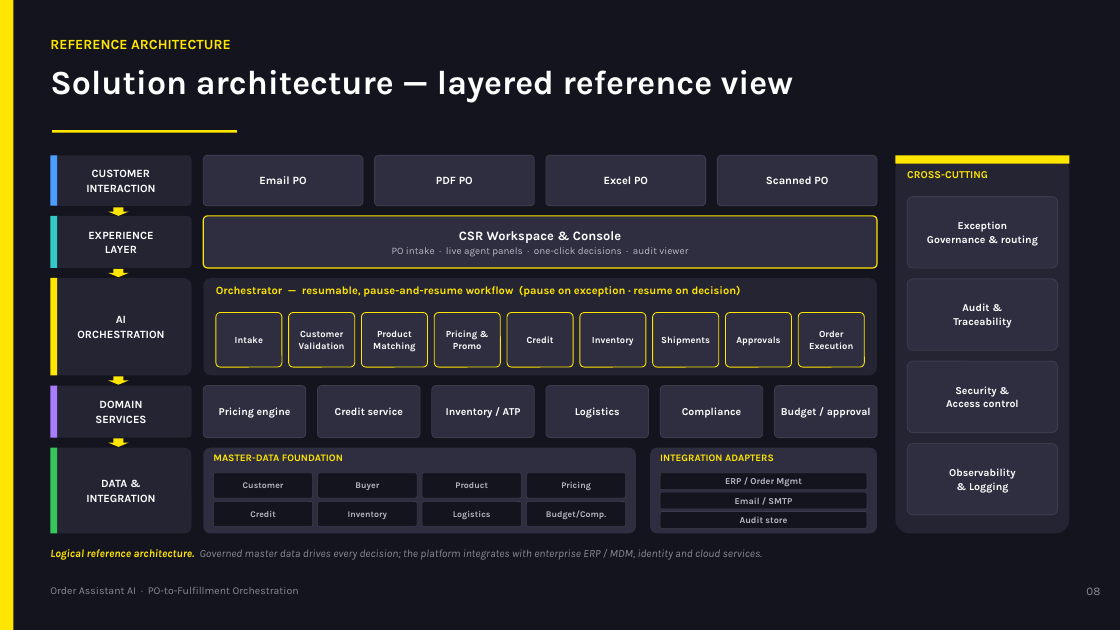
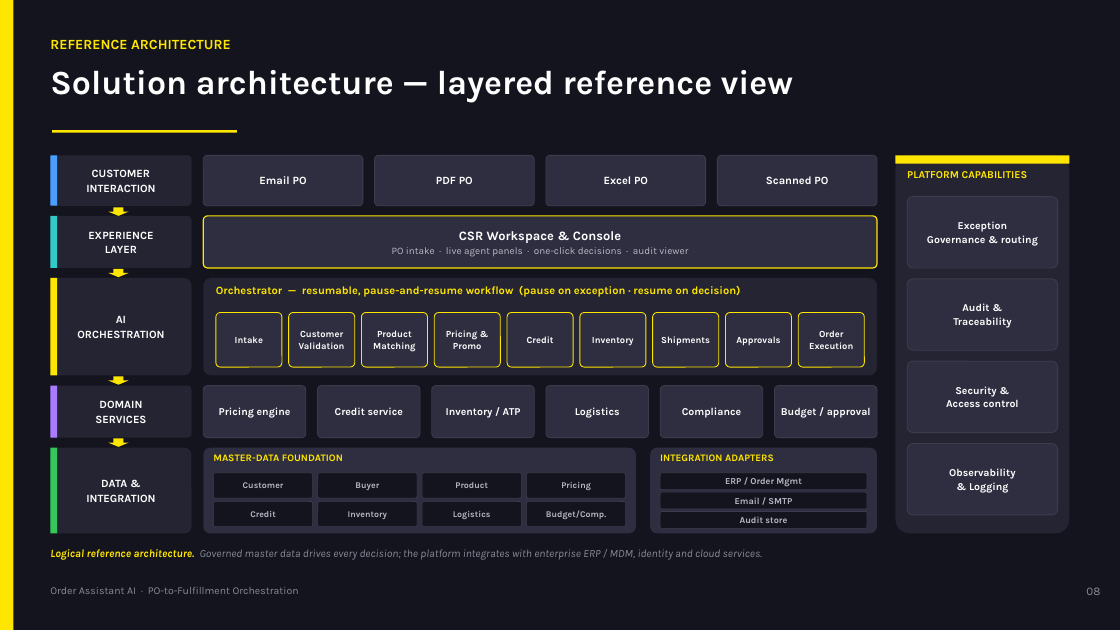
Before and after one commit to sanjayk-ey/pofullfilmentpoc, a slide deck: slide 8 of demo/PO-Fulfillment-Orchestration-Architecture.pptx. Drawn at 1120x630 pixels with LibreOffice and Linux fonts; fonts in the diff are those of the drawing. Boxes give left, top, right and bottom in pixels: in the first picture for what was removed or moved away, otherwise in the second. Text is boxed around its words. In the diff, an @@ line names an element or a change of style, - is before the commit and + after.

Commit message:
docs: rename "cross-cutting" rail to "platform capabilities" in architecture decks

```diff
--- a/demo/PO-Fulfillment-Orchestration-Architecture.pptx
+++ b/demo/PO-Fulfillment-Orchestration-Architecture.pptx
@@ text at [907, 171, 1028, 178]: text changed @@
-CROSS-CUTTING
+PLATFORM CAPABILITIES
```
Also in this commit, not shown: 3 other files.
